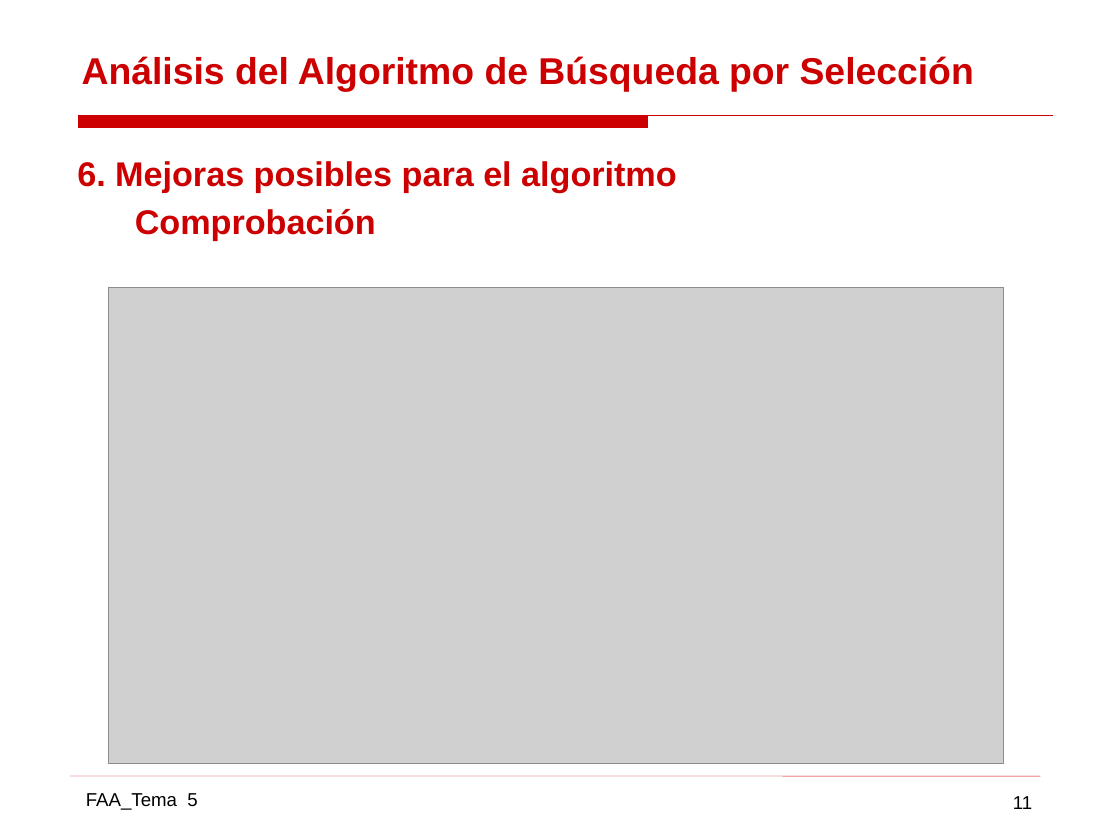
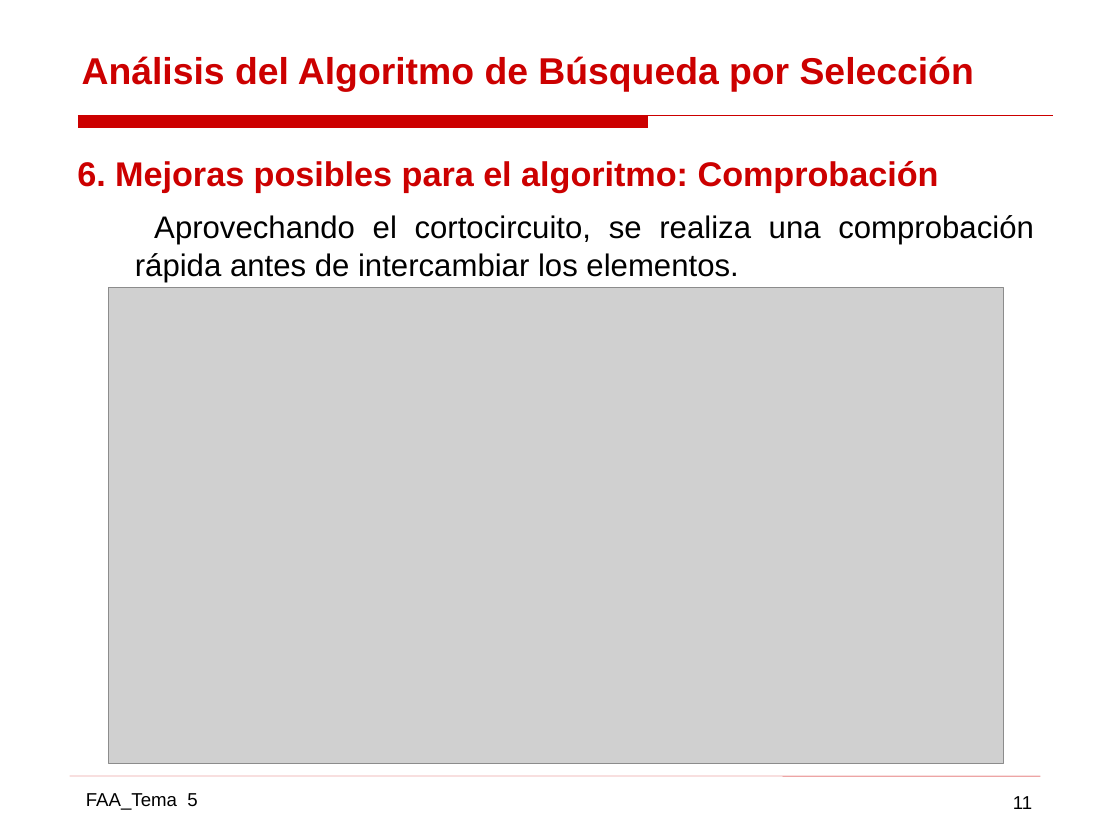
Before and after one commit to gabrielpr96/ETSIcode, a slide deck: slide 11 of FAA/Practica 2 AAD/AAD_11.pptx. Drawn at 1120x840 pixels with LibreOffice and Linux fonts; fonts in the diff are those of the drawing; grey boxes stand for pictures. Boxes give left, top, right and bottom in pixels: in the first picture for what was removed or moved away, otherwise in the second. Text is boxed around its words. In the diff, an @@ line names an element or a change of style, - is before the commit and + after.

```diff
--- a/FAA/Practica 2 AAD/AAD_11.pptx
+++ b/FAA/Practica 2 AAD/AAD_11.pptx
@@ text at (77,161,1034,282): text changed; size 22 to 20 pt; text colour #CC0000 to #000000; bold off @@
-6. Mejoras posibles para el algoritmo
-Comprobación
+6. Mejoras posibles para el algoritmo: Comprobación
+Aprovechando el cortocircuito, se realiza una comprobación rápida antes de intercambiar los elementos.
```
Also in this commit, not shown: 22 other slides changed, 1 slide added, 2 slides removed, 5 other files.
